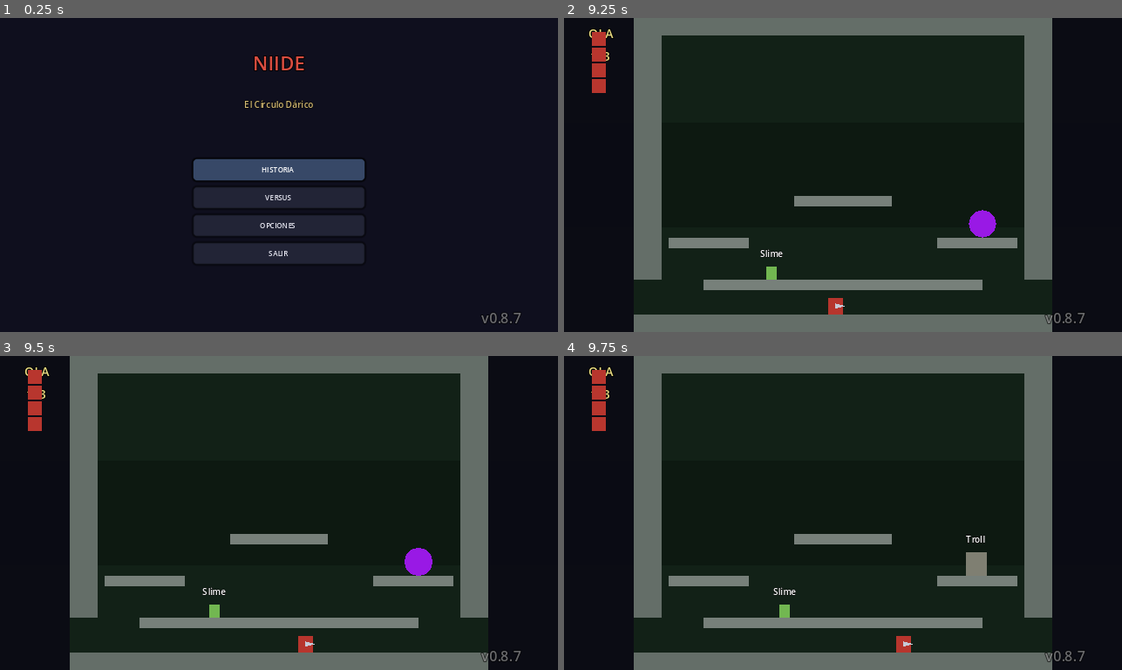
Above: before the commit, frames 1-4 (two rows, left to right).
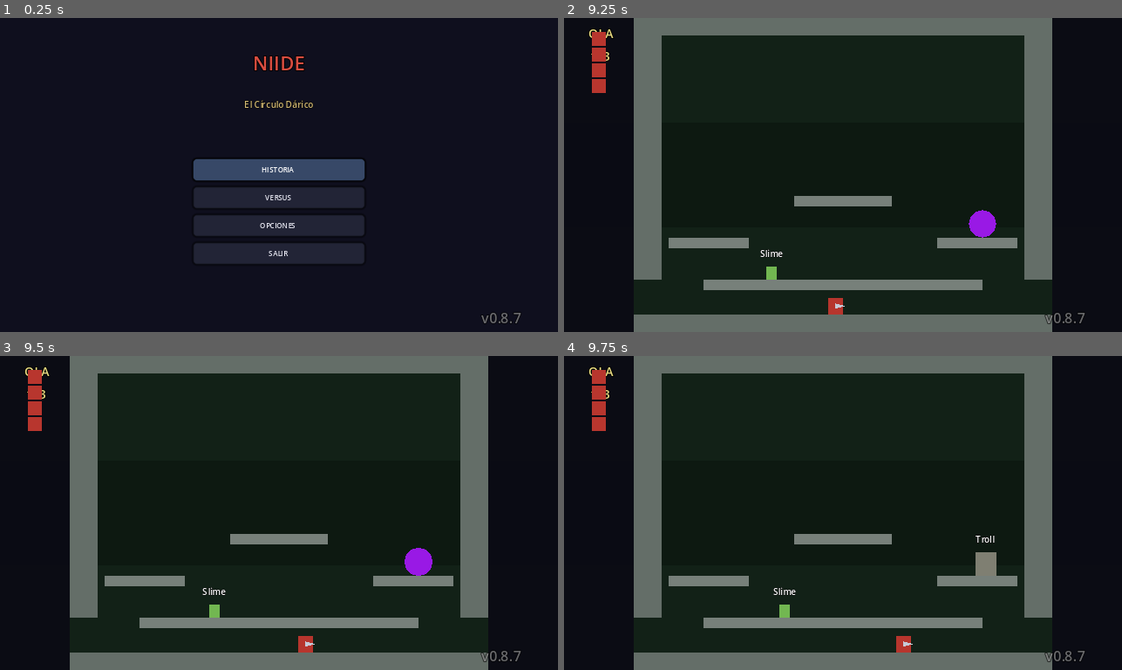
Above: after the commit, the same moments.

Repository: ArtvsMagnvs/MyTowerFall
Game: Godot game, scene res://scenes/ui/MainMenu.tscn
The game is run twice, just before and just after one commit, with the same random seed, the same clock (stepped at 60 frames per second) and the same inputs.
Inputs (mouse positions are in pixels of both pictures, inside the frame that each line leads up to):
- Up to frame 1 (0.25 s): no input
- Up to frame 2 (9.25 s): click "HISTORIA" at 0.5 s; tap Enter at 1.25, 3.5, 3.6, 8.1 s; move the mouse to (965, 159) at 1.27 s; hold D (p1_right) 1.28-2.78 s; tap Shift (p1_dash) at 1.35, 5.85 s; click (965, 159) at 1.42 s; tap Space at 1.52, 2.27, 2.75, 3.77, 4.52, 5, 5.27, 6.77, 7.52, 8.27 s; move the mouse to (731, 190) at 2.02 s; tap Q at 2.1, 6.6 s; move the mouse to (898, 105) at 2.77 s; hold A (p1_left) 2.78-3.53 s; tap E at 2.85, 7.35 s; move the mouse to (815, 237) at 3.52 s; hold D (p1_right) 3.53-5.03 s; click (815, 237) at 3.67 s; move the mouse to (1010, 222) at 4.27 s; tap K at 4.35, 8.85 s; move the mouse to (675, 127) at 5.02 s; hold A (p1_left) 5.03-5.78 s; tap L at 5.1 s; move the mouse to (870, 175) at 5.77 s; hold D (p1_right) 5.78-6.53 s; click (870, 175) at 5.92 s; move the mouse to (759, 96) at 6.52 s; hold A (p1_left) 6.53-8.03 s; move the mouse to (965, 159) at 7.27 s; move the mouse to (731, 190) at 8.02 s; hold D (p1_right) from 8.03 s (still down); click (731, 190) at 8.17 s; move the mouse to (898, 105) at 8.77 s
- Up to frame 3 (9.5 s): keep holding D (p1_right)
- Up to frame 4 (9.75 s): keep holding D (p1_right); move the mouse to (815, 575) at 9.52 s; tap L at 9.6 s

Frames 1-3 are identical in both runs. In frame 4, 0.3% of the frame differs, in the area x 72-78%, y 57-70%.

Commit message:
v0.8.7.3: gate de plataforma en CHASE (Slime + Troll; sin ping-pong)
Inspirado en TowerFall Wiki (Cultists/Slimes/Crows no persiguen entre plataformas):
el Slime y el Troll ahora solo persiguen al jugador si esta en su misma planta
(|dy| < 14 px = 1.4 tiles). Si el jugador esta claramente en otra plataforma,
el monstruo patrulla y se olvida de verdad (antes hacia ping-pong cada 2.5s
cuando el jugador asomaba 1 pixel).

- Slime (scripts/monsters/Slime.gd): nueva constante PLATFORM_Y_TOLERANCE.
  En _patrol() no entra en CHASE si |dy| >= tolerancia. En _chase() sale
  inmediato a PATROL con lock si el jugador salta a otra plataforma.
- Troll (scripts/monsters/StoneTroll.gd): misma tolerancia. En _ai(), despues
  de pedrusco/punetazo, si |dy| >= tolerancia patrulla a PATROL_SPEED.
  El pedrusco NO se gatea (puede seguir lanzandolo si hay LoS).
- Murcielago y Espectro SIN CAMBIOS (comportamiento actual gusta).
- tests/V086bTest.gd caso E actualizado: el Troll ya no se queda stuck bajo
  plataforma (ni entra en CHASE). Nueva asercion: se mueve >15 px (patrol),
  vivo, <=4 cambios de signo de velocidad.
- Suite headless: 16/16 PASS, 0 regresiones.
- Cierra BUG-037. BUG-036 sigue cerrado (V0.8.7.2).
- version 0.8.7.2 -> 0.8.7.3 en project.godot + CHANGELOG + CLAUDE.md.

Diff:
--- a/project.godot
+++ b/project.godot
@@ -11,7 +11,7 @@
 run/main_scene="res://scenes/ui/MainMenu.tscn"
 config/features=PackedStringArray("4.3", "GL Compatibility")
 config/icon="res://icon.svg"
-config/version="0.8.7.2"
+config/version="0.8.7.3"
 
 [autoload]
 
--- a/scripts/monsters/Slime.gd
+++ b/scripts/monsters/Slime.gd
@@ -7,7 +7,10 @@
 ## V0.8.6: anti-stuck (bloqueo de patrulla cuando se atasca en CHASE).
 ## V0.8.7.2: gate de LoS en CHASE (no persigue si hay geometría en medio) + más tiempo de
 ## patrulla forzada para que el Slime se aleje del jugador antes de re-perseguir.
-## Autor: Claude Code · Versión: 0.8.7.2
+## V0.8.7.3: gate de PLATAFORMA — el Slime solo persigue si el jugador está en su misma
+## planta (|dy| < 14 px ≈ 1.4 tiles). Si está claramente en otra plataforma, patrulla y
+## olvida de verdad (inspirado en TowerFall Wiki: los Slimes no persiguen al jugador).
+## Autor: Claude Code · Versión: 0.8.7.3
 
 enum G { PATROL, CHASE, WINDUP, AIRBORNE, LAND }
 
@@ -19,6 +22,9 @@
 const SLIME_GRAVITY := 112.0 # V0.8.2 A-4: gravedad propia reducida para altura ×2
 const WINDUP_T := 0.2
 const LAND_T := 0.4
+# V0.8.7.3: tolerancia vertical de "misma plataforma". El Slime solo persigue si el jugador
+# está a menos de esta distancia en Y. 14 px ≈ 1.4 tiles (un Slime apenas salta 1 tile).
+const PLATFORM_Y_TOLERANCE := 14.0
 
 # V0.8.6.1 anti-stuck por PROGRESO real (no por velocidad: detecta también la oscilación en
 # el sitio bajo un jugador inalcanzable) + gate de LoS (solo circula si hay geometría en medio).
@@ -65,9 +71,15 @@
 		_no_los_t = 0.0   # V0.8.7.2: reset del timer de LoS mientras dura el lock
 		return
 	var p := get_nearest_player()
+	# V0.8.7.3: gate de plataforma. Si el jugador está claramente en OTRA plataforma
+	# (|dy| >= PLATFORM_Y_TOLERANCE ≈ 1.4 tiles arriba o abajo), NO perseguir. El Slime
+	# sigue patrullando y se olvida del jugador hasta que baje a su planta. Inspirado en
+	# TowerFall Wiki: los Slimes no persiguen al jugador entre plataformas.
 	# V0.8.7.2: solo re-perseguir si hay LoS directa (sin paredes/escenario en medio). Si no,
 	# seguir patrullando hasta tener línea de visión clara.
-	if p != null and absf(p.global_position.x - global_position.x) < DETECT and has_clear_los(p):
+	if p != null and absf(p.global_position.x - global_position.x) < DETECT \
+			and absf(p.global_position.y - global_position.y) < PLATFORM_Y_TOLERANCE \
+			and has_clear_los(p):
 		_state = G.CHASE
 		_no_los_t = 0.0
 		reset_stuck()   # ventana fresca al empezar a perseguir
@@ -77,6 +89,16 @@
 	var p := get_nearest_player()
 	if p == null:
 		_no_los_t = 0.0
+		_state = G.PATROL
+		return
+	# V0.8.7.3: gate de plataforma dentro de CHASE. Si el jugador salta a otra plataforma
+	# durante la persecución, salir inmediatamente a PATROL (sin esperar al gate de LoS).
+	var dy_chase := p.global_position.y - global_position.y
+	if absf(dy_chase) >= PLATFORM_Y_TOLERANCE:
+		_no_los_t = 0.0
+		_patrol_lock = STUCK_PATROL_T
+		_dir = -_dir   # alejarse del jugador
+		velocity.x = _dir * PATROL_SPEED
 		_state = G.PATROL
 		return
 	# V0.8.7.2: gate de LoS. Si llevamos >NO_LOS_THRESHOLD sin línea de visión al jugador
--- a/scripts/monsters/StoneTroll.gd
+++ b/scripts/monsters/StoneTroll.gd
@@ -6,7 +6,11 @@
 ## V0.8.6: anti-stuck (bloqueo de patrulla cuando se atasca en CHASE).
 ## V0.8.7.2: gate de LoS en chase (no persigue si hay geometría en medio) + más tiempo de
 ## patrulla forzada para que el Troll se aleje antes de re-perseguir.
-## Autor: Claude Code · Versión: 0.8.7.2
+## V0.8.7.3: gate de PLATAFORMA — el Troll solo persigue si el jugador está en su misma
+## planta (|dy| < 14 px ≈ 1.4 tiles). El pedrusco NO se gatea (puede lanzarlo a otra
+## plataforma si hay LoS). Inspirado en TowerFall Wiki: los Cultists no persiguen entre
+## plataformas, solo atacan si el jugador entra en su vecindad.
+## Autor: Claude Code · Versión: 0.8.7.3
 
 const PATROL_SPEED := 20.0
 const CHASE_SPEED := 35.0      # V0.4 p.1b
@@ -20,6 +24,10 @@
 const ROCK_SPEED := 160.0
 const ROCK_GRAVITY := 180.0
 const WINDUP_T := 0.4
+# V0.8.7.3: tolerancia vertical de "misma plataforma". El Troll NO persigue si el jugador
+# está a más de esta distancia en Y. 14 px ≈ 1.4 tiles (el Troll no salta, solo anda).
+# El pedrusco sigue funcionando contra plataformas elevadas (gate independiente por LoS).
+const PLATFORM_Y_TOLERANCE := 14.0
 
 # V0.8.6.1 anti-stuck por PROGRESO real + LoS (detecta la oscilación en el sitio sobre/bajo
 # un jugador inalcanzable con geometría en medio). NO acumula en patrulla ni atacando.
@@ -97,6 +105,18 @@
 		if absf(dx) < PUNCH_RANGE and absf(dy) < 24.0 and _punch_cd <= 0.0:
 			_begin_punch_windup(signf(dx))
 			return
+		# V0.8.7.3: gate de PLATAFORMA. Si el jugador está claramente en otra plataforma
+		# (|dy| >= PLATFORM_Y_TOLERANCE ≈ 1.4 tiles), el Troll NO persigue — patrulla y se
+		# olvida de verdad. El pedrusco, en cambio, sigue siendo válido (ya está gateado por
+		# LoS y por 'dy < -10' arriba en este mismo bloque). Inspirado en TowerFall Wiki:
+		# los Cultists no persiguen entre plataformas.
+		if absf(dy) >= PLATFORM_Y_TOLERANCE:
+			_no_los_t = 0.0
+			reset_stuck()
+			if is_on_wall():
+				_dir = -_dir
+			velocity.x = _dir * PATROL_SPEED
+			return
 		# Anti-stuck (V0.8.6.1): por progreso real + LoS. Si no avanza Y hay geometría entre el
 		# Troll y el jugador (no puede alcanzarlo ni atacarlo) → patrulla forzada para circular.
 		if is_stuck_no_los(delta, p, STUCK_WINDOW, STUCK_MIN_PROGRESS):
--- a/tests/V086bTest.gd
+++ b/tests/V086bTest.gd
@@ -3,7 +3,8 @@
 ## usuario), que la detección por VELOCIDAD no cubría (oscilación con velocidad alta pero
 ## desplazamiento neto ~0):
 ##  E) Troll bajo un jugador elevado con plataforma entre medias → no se queda clavado
-##     oscilando: el anti-stuck (progreso+LoS) lo hace patrullar y moverse.
+##     oscilando. V0.8.7.3: con el gate de plataforma, el Troll directamente NO entra en
+##     CHASE (|dy| >= 14 px) — patrulla y olvida. Validamos que se mueve Y no rebota.
 ##  F) Bat DEBAJO de una plataforma, jugador encima → NUNCA carga el dash sin LoS, y se
 ##     desbloquea (el camino del dash snappeado también se comprueba).
 ##  G) Bat ENCIMA de una plataforma, jugador debajo → idem.
@@ -48,20 +49,36 @@
 	get_tree().quit(0 if (e and f and g) else 1)
 
 ## Troll en el suelo, jugador elevado con plataforma horizontal entre medias.
+## V0.8.7.3: con el gate de plataforma (|dy| >= 14 px), el Troll directamente NO entra en
+## CHASE — patrulla y se olvida. La aserción antigua esperaba `saw_lock=true` (el Troll se
+## quedaba stuck bajo la plataforma y el anti-stuck le forzaba a circular). Con la nueva
+## semántica, el Troll nunca llega a CHASE, así que `patrol_lock` puede quedarse en 0.
+## Validamos: (a) el Troll NO está clavado (se mueve >15 px), (b) sigue vivo, (c) no
+## rebota entre estados (medimos cambios de dirección como proxy de oscilación en CHASE).
 func _troll_under_elevated() -> bool:
 	var plat := _make_wall(Vector2(160, 100), Vector2(90, 6))   # x[115,205] y[97,103]
 	var troll := await _spawn("res://scenes/monsters/StoneTroll.tscn", Vector2(160, 164)) as MonsterBase
 	var pl := await _frozen_player(Vector2(160, 75))            # encima de la plataforma
-	var saw_lock := false
 	var minx := 999.0
 	var maxx := -999.0
+	var prev_dir_sign := 0.0
+	var sign_changes := 0
 	for i in 220:
 		await get_tree().physics_frame
 		if not is_instance_valid(troll): break
-		if troll._patrol_lock > 0.0: saw_lock = true
 		minx = minf(minx, troll.global_position.x)
 		maxx = maxf(maxx, troll.global_position.x)
-	var ok := saw_lock and (maxx - minx) > 15.0 and is_instance_valid(troll) and not troll.is_dead
+		# Contamos cambios de signo de velocidad horizontal (proxy de oscilación chase↔patrol).
+		var vx := troll.velocity.x
+		var sign := 0.0
+		if vx > 1.0: sign = 1.0
+		elif vx < -1.0: sign = -1.0
+		if sign != 0.0 and prev_dir_sign != 0.0 and sign != prev_dir_sign:
+			sign_changes += 1
+		if sign != 0.0: prev_dir_sign = sign
+	# V0.8.7.3: "no clavado-cíclico" = se mueve Y no rebota mucho. PATROL cambia al chocar
+	# con pared (gira), eso es 1-2 cambios. CHASE↔PATROL ping-pong serían >=5.
+	var ok := (maxx - minx) > 15.0 and is_instance_valid(troll) and not troll.is_dead and sign_changes <= 4
 	if is_instance_valid(troll): troll.queue_free()
 	if is_instance_valid(pl): pl.queue_free()
 	if is_instance_valid(plat): plat.queue_free()
Not shown, changed: CLAUDE.md
Not shown, changed: docs/BUGS.md
Not shown, changed: docs/CHANGELOG.md
